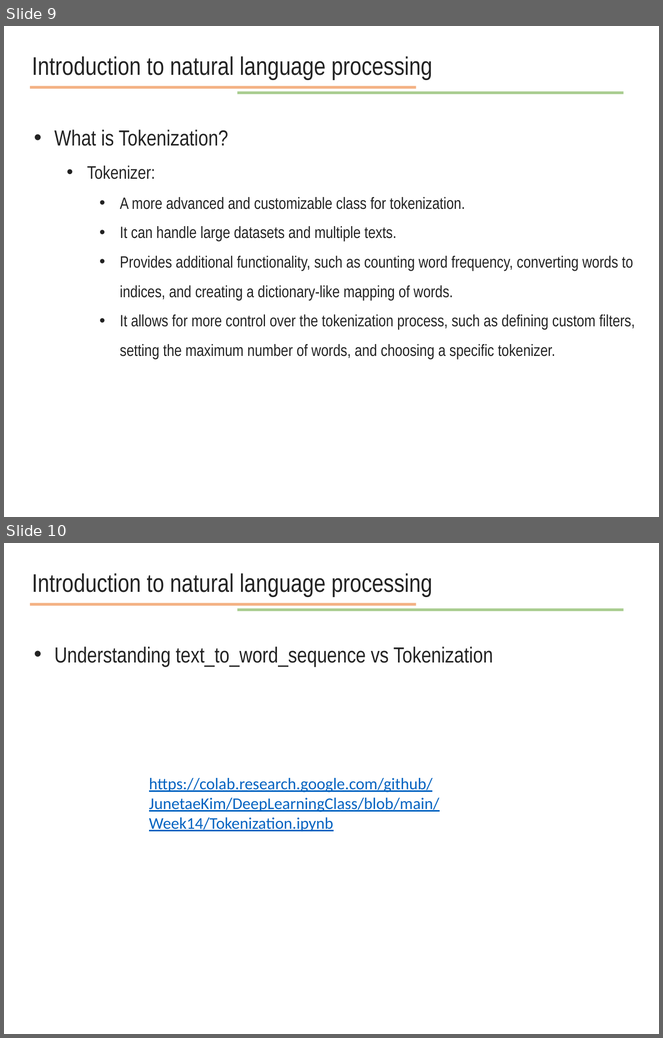
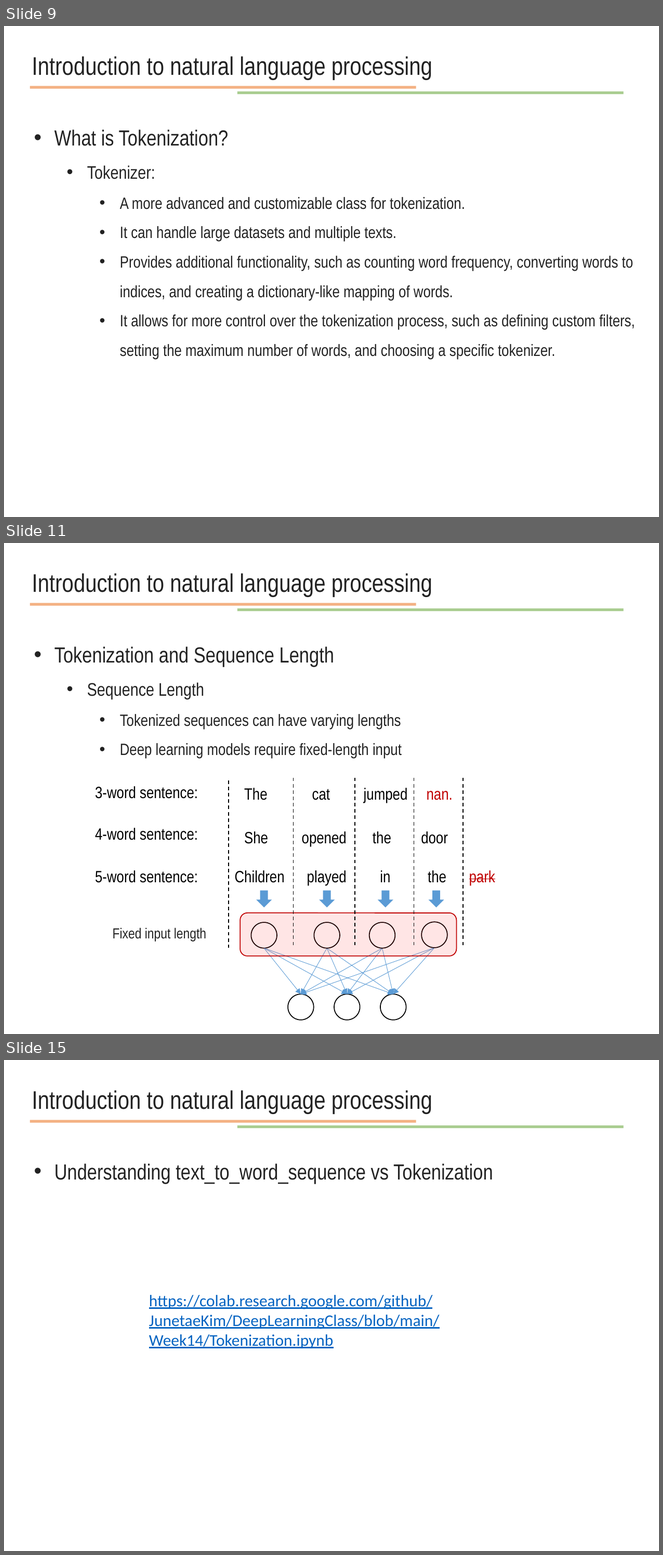
Before and after one commit to JunetaeKim/DeepLearningClass, a slide deck: Week14/week14 natural language processing.pptx. Shown one above the other, each under a label of ours: slides 9 and 10 before the commit, slides 9, 11 and 15 after it; the slides between them are not shown. The pictures are 663x1038 and 663x1555 pixels, drawn with LibreOffice and Linux fonts; fonts in the diff are those of the drawing. Boxes give left, top, right and bottom in pixels: in the first picture for what was removed or moved away, otherwise in the second. Text is boxed around its words. In the diff, an @@ line names an element or a change of style, - is before the commit and + after.

```diff
--- a/Week14/week14 natural language processing.pptx
+++ b/Week14/week14 natural language processing.pptx
@@ slide 11 added at [4, 543, 659, 1034], background #FFFFFF @@
@@ text added at [32, 573, 432, 597], 28 pt, text #222222 @@
+Introduction to natural language processing
@@ line added from (30, 604) to (416, 604), #ED7D31 3 pt @@
@@ line added from (237, 610) to (624, 610), #70AD47 3 pt @@
@@ text added at [54, 646, 402, 759], 18 pt, text #222222 @@
+• Tokenization and Sequence Length
+  • Sequence Length
+    • Tokenized sequences can have varying lengths
+    • Deep learning models require fixed-length input
@@ text added at [95, 786, 198, 799], 18 pt, text #000000 @@
+3-word sentence:
@@ line added from (229, 781) to (229, 948), #000000 1 pt dashed @@
@@ text added at [244, 788, 453, 804], 18 pt, text #000000 @@
+The cat jumped nan.
@@ line added from (294, 778) to (294, 945), #000000 1 pt dashed @@
@@ line added from (355, 778) to (355, 945), #000000 1 pt dashed @@
@@ line added from (414, 778) to (414, 945), #000000 1 pt dashed @@
@@ line added from (463, 778) to (463, 945), #000000 1 pt dashed @@
@@ text added at [95, 828, 198, 840], 18 pt, text #000000 @@
+4-word sentence:
@@ text added at [244, 832, 448, 847], 18 pt, text #000000 @@
+She opened the door
@@ text added at [95, 871, 198, 883], 18 pt, text #000000 @@
+5-word sentence:
@@ text added at [235, 871, 495, 886], 18 pt, text #000000 @@
+Children played in the park
@@ down arrow added at [256, 891, 272, 908], fill #5B9BD5 @@
@@ down arrow added at [319, 891, 335, 908], fill #5B9BD5 @@
@@ down arrow added at [378, 891, 394, 908], fill #5B9BD5 @@
@@ down arrow added at [428, 891, 444, 908], fill #5B9BD5 @@
@@ group added at [241, 913, 457, 1020]: 12 arrows, 7 ellipses, 1 rounded rectangle @@
@@ text added at [113, 928, 206, 941], 16 pt, text #222222 @@
+Fixed input length
@@ what was slide 10 is now slide 15 @@
```
Also in this commit, not shown: 1 slide changed, 7 other slides added, 6 other files.
